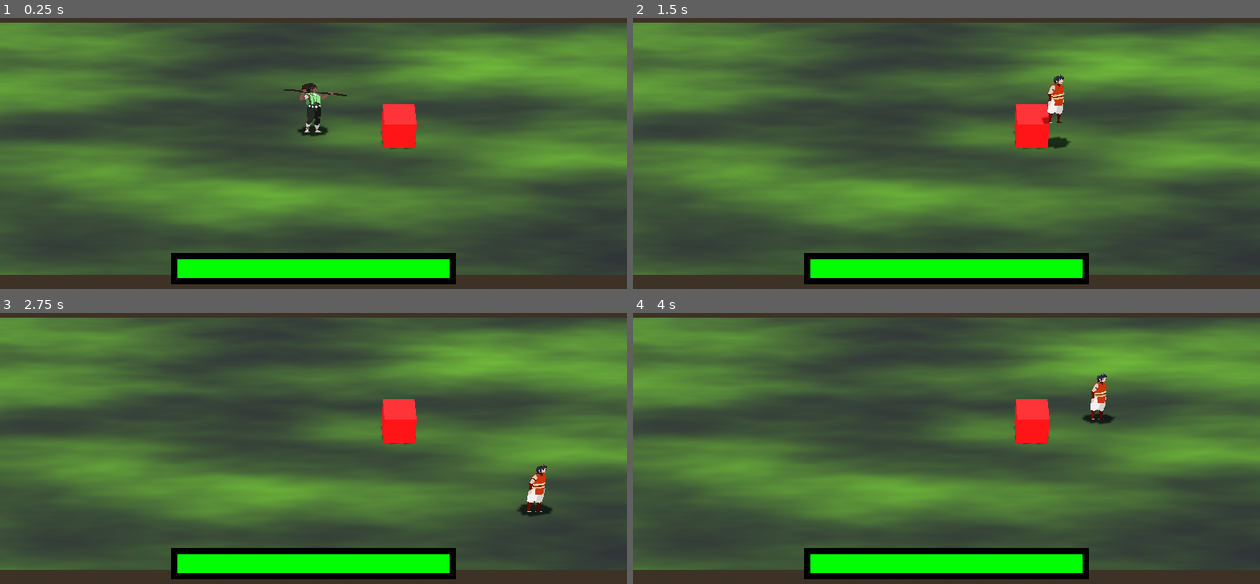
Above: before the commit, frames 1-4 (two rows, left to right).
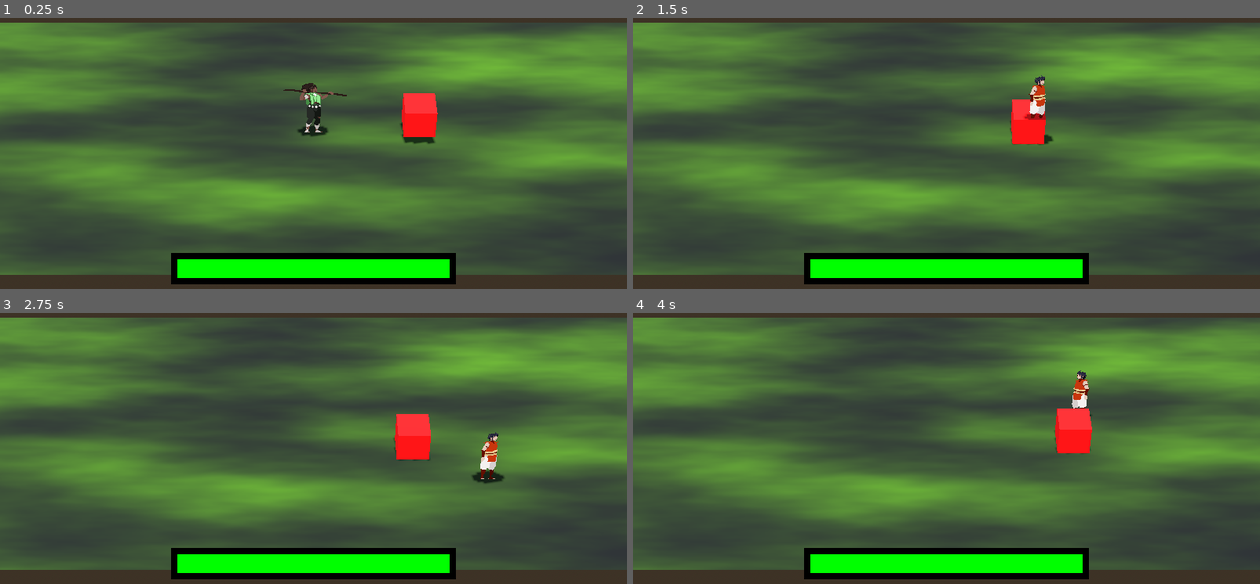
Above: after the commit, the same moments.

Repository: samthesoup/Com-419-Project
Game: Godot game, scene res://main.tscn
Two runs of this game, one before a commit and one after it. Both use one fixed random seed, a clock stepped at 60 frames per second and the inputs below.
Inputs:
- Up to frame 1 (0.25 s): no input
- Up to frame 2 (1.5 s): hold Right (ui_right) 0.53-1.28 s; tap X (in_attack) at 0.6 s; tap Z (in_jump) at 0.77 s; hold Down (ui_down) from 1.28 s (still down); tap Shift (in_swap) at 1.35 s
- Up to frame 3 (2.75 s): tap Z (in_jump) at 1.52 s; release Down (ui_down) at 2.03 s; hold Right (ui_right) from 2.03 s (still down); tap X (in_attack) at 2.1 s
- Up to frame 4 (4 s): release Right (ui_right) at 2.78 s; hold Up (ui_up) 2.78-3.53 s; tap Shift (in_swap) at 2.85 s; tap Z (in_jump) at 3.02, 3.77 s; hold Left (ui_left) from 3.53 s (still down); tap X (in_attack) at 3.6 s

The runs differ from the first frame. In frame 1, 1.4% of the frame differs, in the area x 60-70%, y 27-49%; in frame 2, 1.2%; in frame 3, 2.2%; in frame 4, 2.4%, in the area x 60-77%, y 21-53%.

Commit message:
enemy approaches player

Diff:
--- a/main.tscn
+++ b/main.tscn
@@ -47,12 +47,15 @@
 surface_material_override/0 = SubResource("StandardMaterial3D_h2yge")
 
 [node name="StaticBody3D" type="StaticBody3D" parent="Test Stage" unique_id=1212812587]
+collision_mask = 5
 
 [node name="CollisionShape3D" type="CollisionShape3D" parent="Test Stage/StaticBody3D" unique_id=2102389521]
 shape = SubResource("ConcavePolygonShape3D_ig7tw")
 
 [node name="Player" parent="." unique_id=2045977923 instance=ExtResource("1_ig7tw")]
 transform = Transform3D(1, 0, 0, 0, 0.99999994, -2.9802322e-08, 0, 2.9802322e-08, 0.99999994, -13.603105, 1.0000019, 1.9073486e-06)
+can_progress = false
 
-[node name="SmallEnemy" parent="." unique_id=2098502144 instance=ExtResource("2_0xm2m")]
-transform = Transform3D(1, 0, 0, 0, 1, 0, 0, 0, 1, -10.899109, 0.50000024, 0.24201393)
+[node name="SmallEnemy" parent="." unique_id=2098502144 node_paths=PackedStringArray("target") instance=ExtResource("2_0xm2m")]
+transform = Transform3D(1, 0, 0, 0, 1, 0, 0, 0, 1, -10, 1, 0)
+target = NodePath("../Player")
--- a/player.gd
+++ b/player.gd
@@ -9,7 +9,7 @@
 
 const DAMAGE_COUNTER = preload("uid://c27gmi8psvjw8")
 
-const SPEED = 5.0
+const SPEED = 3.5
 const JUMP_VELOCITY = 4.5
 
 enum player_state{
@@ -51,7 +51,11 @@
 		velocity.y = JUMP_VELOCITY
 
 	var input_dir := Input.get_vector("ui_left", "ui_right", "ui_up", "ui_down")
-	var direction := (transform.basis * Vector3(input_dir.x, 0, input_dir.y)).normalized()
+	if input_dir.x < 0:
+		rotation.y = deg_to_rad(180)
+	if input_dir.x > 0:
+		rotation.y = deg_to_rad(0)
+	var direction := (Vector3(input_dir.x, 0, input_dir.y)).normalized()
 	if direction:
 		if !is_on_floor():
 			velocity.x = move_toward(velocity.x, direction.x*SPEED, SPEED*0.1)
--- a/player.tscn
+++ b/player.tscn
@@ -416,7 +416,7 @@
 
 [node name="Player" type="CharacterBody3D" unique_id=2045977923]
 transform = Transform3D(1, 0, 0, 0, 0.99999994, -2.9802322e-08, 0, 2.9802322e-08, 0.99999994, 0, 0, 0)
-collision_layer = 3
+collision_layer = 2
 script = ExtResource("1_onrkg")
 can_progress = true
 
--- /dev/null
+++ b/small_enemy.gd
@@ -0,0 +1,17 @@
+extends Enemy
+
+@export var target : Node
+@onready var floor_ray: RayCast3D = $"Floor Ray"
+
+# Called when the node enters the scene tree for the first time.
+func _ready() -> void:
+	pass # Replace with function body.
+
+
+# Called every frame. 'delta' is the elapsed time since the previous frame.
+func _process(delta: float) -> void:
+	var target_dir = position.direction_to(target.position)
+	var mo : Vector3 = Vector3(target_dir.x,0,target_dir.z)*delta
+	if !floor_ray.is_colliding():
+		mo.y = -1*delta
+	move_and_collide(mo)
--- a/small_enemy.tscn
+++ b/small_enemy.tscn
@@ -1,18 +1,18 @@
 [gd_scene format=3 uid="uid://cbbdtm2bx4i0u"]
 
-[ext_resource type="Script" uid="uid://dc5mg6hd7m3b5" path="res://enemy.gd" id="1_35gl2"]
+[ext_resource type="Script" uid="uid://c4jqj0o4xwvsx" path="res://small_enemy.gd" id="1_35gl2"]
 
 [sub_resource type="BoxMesh" id="BoxMesh_33ipd"]
 
 [sub_resource type="StandardMaterial3D" id="StandardMaterial3D_lu40o"]
 albedo_color = Color(1, 0, 0, 1)
 
-[sub_resource type="ConcavePolygonShape3D" id="ConcavePolygonShape3D_n8qhk"]
-data = PackedVector3Array(-0.5, 0.5, 0.5, 0.5, 0.5, 0.5, -0.5, -0.5, 0.5, 0.5, 0.5, 0.5, 0.5, -0.5, 0.5, -0.5, -0.5, 0.5, 0.5, 0.5, -0.5, -0.5, 0.5, -0.5, 0.5, -0.5, -0.5, -0.5, 0.5, -0.5, -0.5, -0.5, -0.5, 0.5, -0.5, -0.5, 0.5, 0.5, 0.5, 0.5, 0.5, -0.5, 0.5, -0.5, 0.5, 0.5, 0.5, -0.5, 0.5, -0.5, -0.5, 0.5, -0.5, 0.5, -0.5, 0.5, -0.5, -0.5, 0.5, 0.5, -0.5, -0.5, -0.5, -0.5, 0.5, 0.5, -0.5, -0.5, 0.5, -0.5, -0.5, -0.5, 0.5, 0.5, 0.5, -0.5, 0.5, 0.5, 0.5, 0.5, -0.5, -0.5, 0.5, 0.5, -0.5, 0.5, -0.5, 0.5, 0.5, -0.5, -0.5, -0.5, 0.5, 0.5, -0.5, 0.5, -0.5, -0.5, -0.5, 0.5, -0.5, 0.5, 0.5, -0.5, -0.5, -0.5, -0.5, -0.5)
+[sub_resource type="BoxShape3D" id="BoxShape3D_35gl2"]
+
+[sub_resource type="SphereShape3D" id="SphereShape3D_35gl2"]
 
 [node name="SmallEnemy" type="StaticBody3D" unique_id=2098502144]
-collision_layer = 5
-collision_mask = 2
+collision_layer = 4
 script = ExtResource("1_35gl2")
 metadata/_custom_type_script = "uid://dc5mg6hd7m3b5"
 
@@ -21,4 +21,12 @@
 surface_material_override/0 = SubResource("StandardMaterial3D_lu40o")
 
 [node name="CollisionShape3D" type="CollisionShape3D" parent="." unique_id=511687633]
-shape = SubResource("ConcavePolygonShape3D_n8qhk")
+shape = SubResource("BoxShape3D_35gl2")
+
+[node name="Floor Ray" type="RayCast3D" parent="." unique_id=1482070926]
+target_position = Vector3(0, -0.515, 0)
+
+[node name="Hurtbox" type="Area3D" parent="." unique_id=1502081839]
+
+[node name="CollisionShape3D2" type="CollisionShape3D" parent="Hurtbox" unique_id=246512501]
+shape = SubResource("SphereShape3D_35gl2")
Not shown, added: small_enemy.gd.uid
